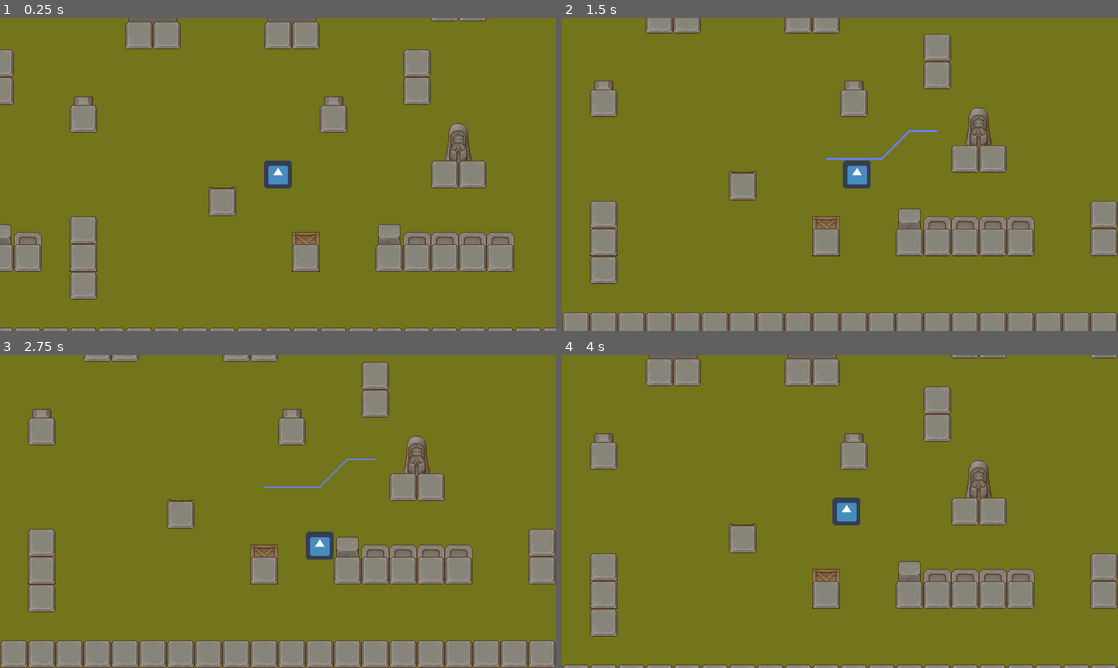
Above: before the commit, frames 1-4 (two rows, left to right).
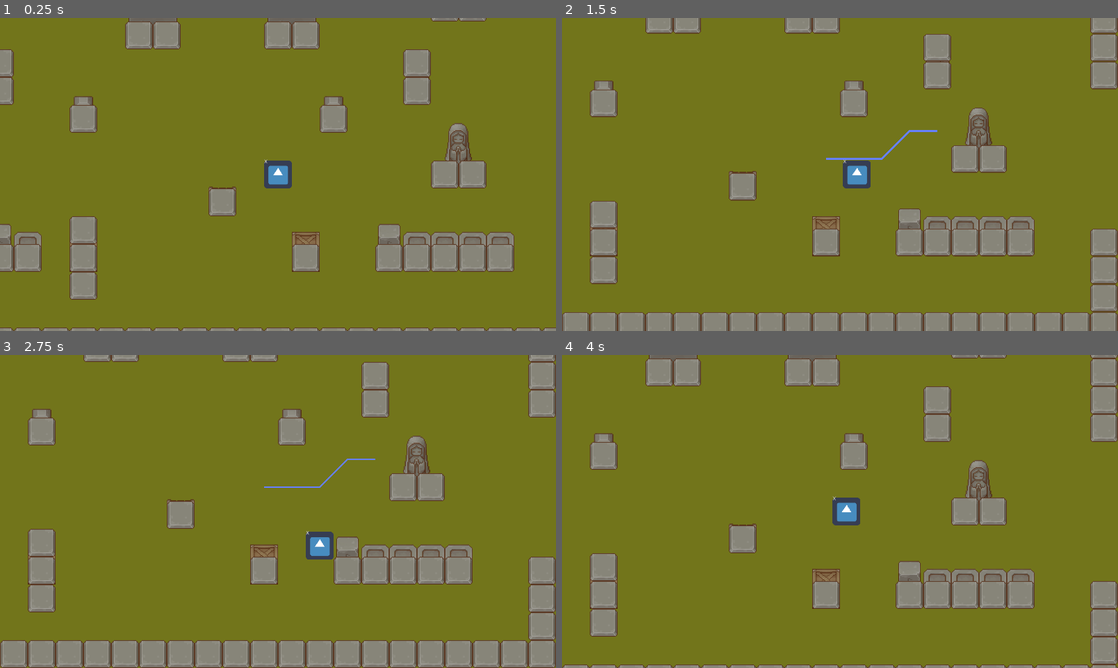
Above: after the commit, the same moments.

Repository: Glioce/Godot_examples
Game: Godot game, scene res://Scenes/Zones/West.tscn
The game is run twice, just before and just after one commit, with the same random seed, the same clock (stepped at 60 frames per second) and the same inputs. The engine's default icon, where the game draws it, is replaced by a stand-in: a white triangle on a blue panel in a dark square.
Inputs (mouse positions are in pixels of both pictures, inside the frame that each line leads up to):
- Up to frame 1 (0.25 s): no input
- Up to frame 2 (1.5 s): tap Enter at 0.5 s; move the mouse to (962, 158) at 0.52 s; hold Right (ui_right) 0.53-1.28 s; click (962, 158) at 0.67 s; tap Space (ui_select) at 0.77 s; move the mouse to (728, 190) at 1.27 s; hold Down (ui_down) from 1.28 s (still down)
- Up to frame 3 (2.75 s): tap Space (ui_select) at 1.52 s; move the mouse to (333, 442) at 2.02 s; release Down (ui_down) at 2.03 s; hold Right (ui_right) from 2.03 s (still down)
- Up to frame 4 (4 s): tap Space (ui_select) at 2.75, 3.02, 3.77 s; move the mouse to (812, 574) at 2.77 s; release Right (ui_right) at 2.78 s; hold Up (ui_up) 2.78-3.53 s; click (812, 574) at 2.92 s; move the mouse to (1006, 558) at 3.52 s; hold Left (ui_left) from 3.53 s (still down)

The runs differ from the first frame. In frame 1, less than 0.1% of the frame differs, in the area x 47-49%, y 45-47%; in frame 2, 2.4%; in frame 3, 2.3%; in frame 4, 2.6%, in the area x 48-100%, y 1-99%.

Commit message:
changing way to exit scene

Diff:
--- a/n19_00/Scenes/Zones/West.tscn
+++ b/n19_00/Scenes/Zones/West.tscn
@@ -317,8 +317,8 @@
 } ]
 12/z_index = 0
 
-[sub_resource type="RectangleShape2D" id=15]
-extents = Vector2( 752, 448 )
+[sub_resource type="RectangleShape2D" id=17]
+extents = Vector2( 64, 160 )
 
 [node name="Node2D" type="Node2D"]
 script = ExtResource( 2 )
@@ -339,29 +339,42 @@
 tile_set = SubResource( 1 )
 cell_quadrant_size = 32
 format = 1
-tile_data = PoolIntArray( 0, 12, 0, 1, 12, 0, 2, 12, 0, 3, 1 …(312 unchanged characters)… , 12, 0, 131084, 12, 0, 131085, 12, 0, 196608, 12, 0, 196610, 12, 0, 196625, 12, 0, 262144, 12, 0, 262146, 12, 0, 262161, 12, 0, 327680, 12, 0, 327685, 12, 0, 327694, 12, 0, 393216, 12, 0, 458752, 12, 0, 458770, 12, 0, 458771, 12, 0, 524288, 12, 0, 524298, 12, 0, 589824, 12, 0, 589829, 12, 0, 589847, 12, 0, 655360, 12, 0, 655361, 12, 0, 655362, 12, 0, 655363, 12, 0, 655365, 12, 0, 655373, 12, 0, 655376, 12, 0, 655377, 12, 0, 655378, 12, 0, 655379, 12, 0, 655380, 12, 0, 655383, 12, 0, 720896, 12, 0, 720901, 12, 0, 786432, 12, 0, 851968, 12, 0, 851969, 12, 0, 8 …(329 unchanged characters)…
+tile_data = PoolIntArray( 0, 12, 0, 1, 12, 0, 2, 12, 0, 3, 1 …(312 unchanged characters)… , 12, 0, 131084, 12, 0, 131085, 12, 0, 131095, 12, 0, 196608, 12, 0, 196610, 12, 0, 196625, 12, 0, 196631, 12, 0, 262144, 12, 0, 262146, 12, 0, 262161, 12, 0, 262167, 12, 0, 327680, 12, 0, 327685, 12, 0, 327694, 12, 0, 393216, 12, 0, 458752, 12, 0, 458770, 12, 0, 458771, 12, 0, 524288, 12, 0, 524298, 12, 0, 589824, 12, 0, 589829, 12, 0, 655360, 12, 0, 655361, 12, 0, 655362, 12, 0, 655363, 12, 0, 655365, 12, 0, 655373, 12, 0, 655376, 12, 0, 655377, 12, 0, 655378, 12, 0, 655379, 12, 0, 655380, 12, 0, 655383, 12, 0, 720896, 12, 0, 720901, 12, 0, 720919, 12, 0, 786432, 12, 0, 786455, 12, 0, 851968, 12, 0, 851969, 12, 0, 8 …(329 unchanged characters)…
 script = ExtResource( 1 )
 
 [node name="Player" parent="." instance=ExtResource( 7 )]
 position = Vector2( 800, 480 )
+collision_layer = 3
 
 [node name="Camera2D" type="Camera2D" parent="Player"]
 current = true
 limit_left = 0
 limit_top = 0
 
+[node name="Label" type="Label" parent="Player"]
+margin_left = -32.0
+margin_top = -36.0
+margin_right = 8.0
+margin_bottom = -22.0
+text = "abc"
+__meta__ = {
+"_edit_use_anchors_": false
+}
+
 [node name="Line2D" type="Line2D" parent="."]
 width = 4.0
 
-[node name="Bounds" type="Node2D" parent="."]
-
-[node name="AreaCenter" type="Area2D" parent="Bounds"]
-position = Vector2( 1536, 0 )
+[node name="AreaCenter" type="Area2D" parent="."]
+position = Vector2( 1536, 480 )
+collision_layer = 0
+collision_mask = 2
 script = ExtResource( 6 )
 scene_path = "res://Scenes/Zones/Center.tscn"
 
-[node name="CollisionShape2D" type="CollisionShape2D" parent="Bounds/AreaCenter"]
-position = Vector2( 784, 448 )
-shape = SubResource( 15 )
-
-[connection signal="body_entered" from="Bounds/AreaCenter" to="Bounds/AreaCenter" method="_on_Area2D_body_entered"]
+[node name="CollisionShape2D" type="CollisionShape2D" parent="AreaCenter"]
+shape = SubResource( 17 )
+
+[node name="Bounds" type="Node2D" parent="."]
+
+[connection signal="body_entered" from="AreaCenter" to="AreaCenter" method="_on_Area2D_body_entered"]
+[connection signal="body_exited" from="AreaCenter" to="AreaCenter" method="_on_Area2D_body_exited"]
--- a/n19_00/Scripts/AreaTransition.gd
+++ b/n19_00/Scripts/AreaTransition.gd
@@ -1,19 +1,33 @@
 extends Area2D
 
 # Path to scene
-export var scene_path = "res://Scenes/Zones/"
+export var scene_path := "res://Scenes/Zones/"
+
+# Player object
+#var player_object = null
+
+# This vector points to the direction the Player can exit
+var exit_vector := Vector2(1, 0).rotated(rotation_degrees)
 
 
 func _ready():
 	print(scene_path)
 
 
-# Called every frame. 'delta' is the elapsed time since the previous frame.
-#func _process(delta):
-#	pass
+func _on_Area2D_body_entered(body):
+	# Set object door
+	body.door = self
+
+	#player_object = body
+	#print(body)
+	#body.state = body.S.PAUSE
+	#get_tree().change_scene(scene_path)
 
 
-func _on_Area2D_body_entered(body):
-	print(body)
-	#body.state = body.S.PAUSE
-	get_tree().change_scene(scene_path)
+func _on_Area2D_body_exited(body):
+	# Delete value of door
+	body.door = null
+
+
+func calculate_exit_distance(obj):
+	return exit_vector.dot( obj.position - self.position)
--- a/n19_00/Scripts/Player.gd
+++ b/n19_00/Scripts/Player.gd
@@ -14,6 +14,8 @@
 var v = Vector2() # velocity
 var path := PoolVector2Array()
 
+var door = null
+
 
 func _ready():
 	# Set limits of the camera
@@ -28,47 +30,19 @@
 
 
 func _physics_process(delta):
-	# Reset velocity
-	v = Vector2(0, 0)
-	# Read inputs
-	if Input.is_action_pressed("ui_right"):
-		v.x += 1
-	if Input.is_action_pressed("ui_left"):
-		v.x -= 1
-	if Input.is_action_pressed("ui_down"):
-		v.y += 1
-	if Input.is_action_pressed("ui_up"):
-		v.y -= 1
-	# Normalize velocity
-	v = v.normalized()
+	# Read input
+	v = Input.get_vector("ui_left", "ui_right", "ui_up", "ui_down")
 
 	# State machine
 	match state:
 
 		S.IDLE:
-			# Exit to the right
-			# The global scene size is assigned in TileMapCol _ready func
-			if position.x >= Global.scene_size.x - 32:
-				path.resize(0) # clear path
-				path.append(position + Vector2(64, 0))
-				state = S.TRANSITION
-			# Exit to the left
-			elif position.x <= 32:
-				path.resize(0) # clear path
-				path.append(position - Vector2(64, 0))
-				state = S.TRANSITION
-			# Exit down
-			elif position.y >= Global.scene_size.y - 32:
-				path.resize(0) # clear path
-				path.append(position + Vector2(0, 64))
-				state = S.TRANSITION
-			# Exit up
-			elif position.y <= 32:
-				path.resize(0) # clear path
-				path.append(position - Vector2(0, 64))
-				state = S.TRANSITION
+			if door != null:
+				$Label.text = str(door.calculate_exit_distance(self))
 			else:
-				move_and_slide(v * speed)
+				$Label.text = "X"
+
+			move_and_slide(v * speed)
 
 		S.FOLLOW:
 			if v != Vector2.ZERO:
@@ -76,6 +50,11 @@
 				state = S.IDLE
 			else:
 				follow_path(delta)
+
+			if door != null:
+				$Label.text = str(door.calculate_exit_distance(self))
+			else:
+				$Label.text = "X"
 
 			if path.size() == 0:
 				state = S.IDLE
@@ -102,3 +81,39 @@
 			path.remove(0)
 		# Update the distance to walk
 		distance_to_walk -= distance_to_next_point
+
+# Reset velocity
+	#v = Vector2(0, 0)
+	# Read inputs
+	#if Input.is_action_pressed("ui_right"):
+	#	v.x += 1
+	#if Input.is_action_pressed("ui_left"):
+	#	v.x -= 1
+	#if Input.is_action_pressed("ui_down"):
+	#	v.y += 1
+	#if Input.is_action_pressed("ui_up"):
+	#	v.y -= 1
+	# Normalize velocity
+	#v = v.normalized()
+
+# Exit to the right
+			# The global scene size is assigned in TileMapCol _ready func
+#			if position.x >= Global.scene_size.x - 32:
+#				path.resize(0) # clear path
+#				path.append(position + Vector2(64, 0))
+#				state = S.TRANSITION
+#			# Exit to the left
+#			elif position.x <= 32:
+#				path.resize(0) # clear path
+#				path.append(position - Vector2(64, 0))
+#				state = S.TRANSITION
+#			# Exit down
+#			elif position.y >= Global.scene_size.y - 32:
+#				path.resize(0) # clear path
+#				path.append(position + Vector2(0, 64))
+#				state = S.TRANSITION
+#			# Exit up
+#			elif position.y <= 32:
+#				path.resize(0) # clear path
+#				path.append(position - Vector2(0, 64))
+#				state = S.TRANSITION
